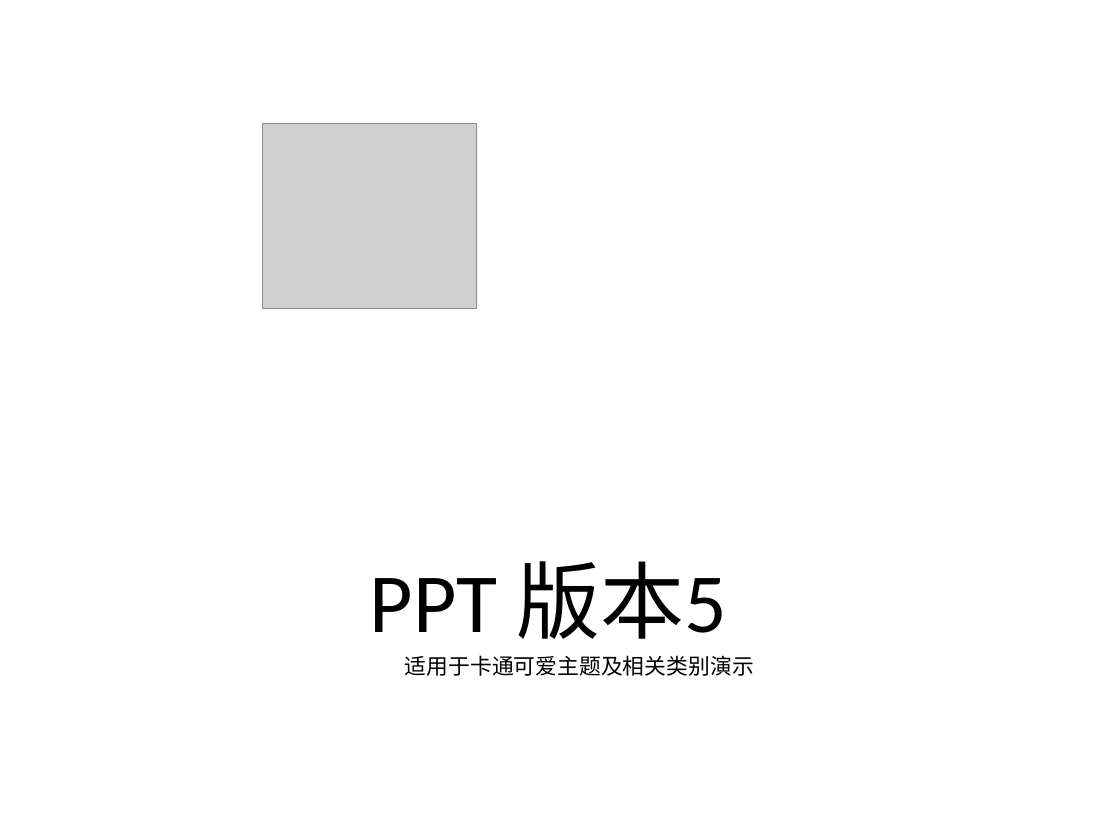
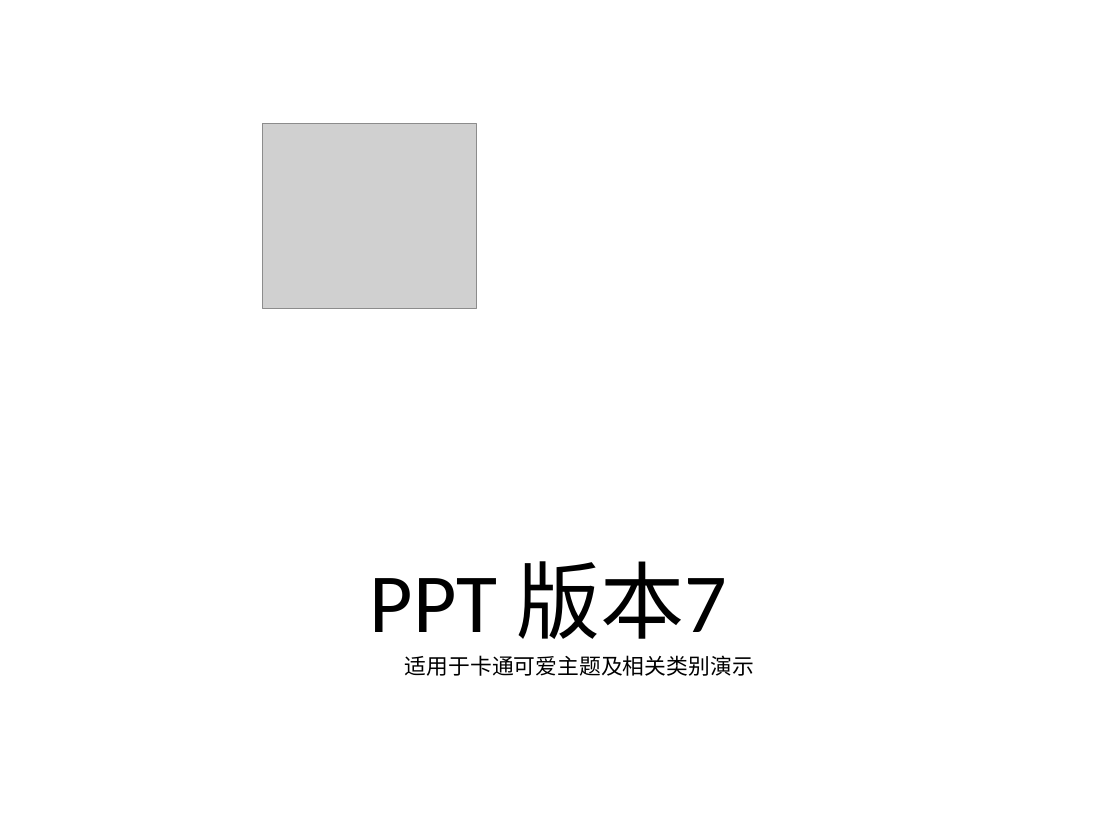
Before and after one commit to ygkee/PPTGit, a slide deck: slide 1 of ppt3480.ppt. Drawn at 1120x840 pixels with LibreOffice and Linux fonts; fonts in the diff are those of the drawing; grey boxes stand for pictures; background and template pictures are left out. Boxes give left, top, right and bottom in pixels: in the first picture for what was removed or moved away, otherwise in the second. Text is boxed around its words. In the diff, an @@ line names an element or a change of style, - is before the commit and + after.

Commit message:
ver 7

```diff
--- a/ppt3480.ppt
+++ b/ppt3480.ppt
@@ text at (370, 561, 727, 639): text changed @@
-PPT 版本5
+PPT 版本7
```
